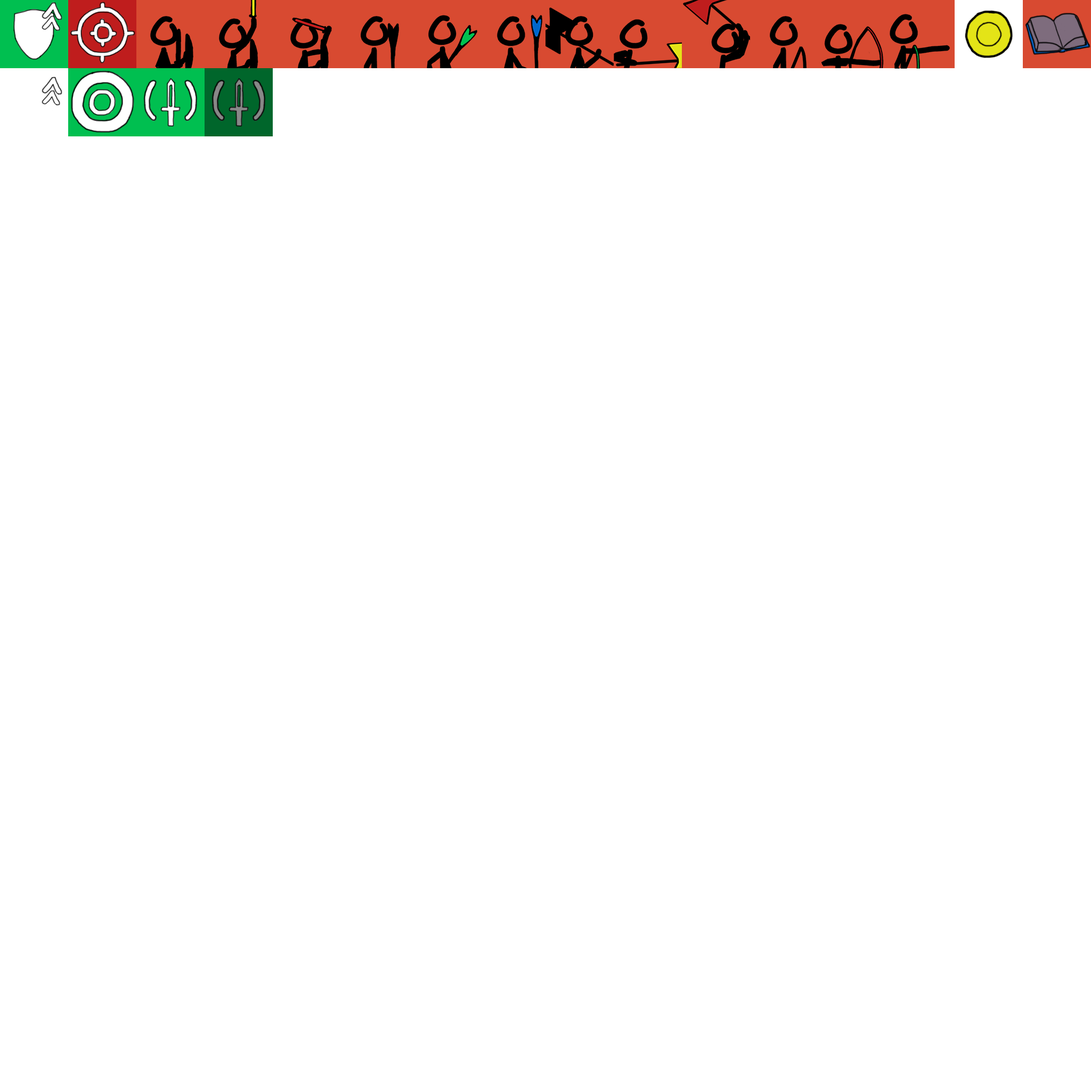
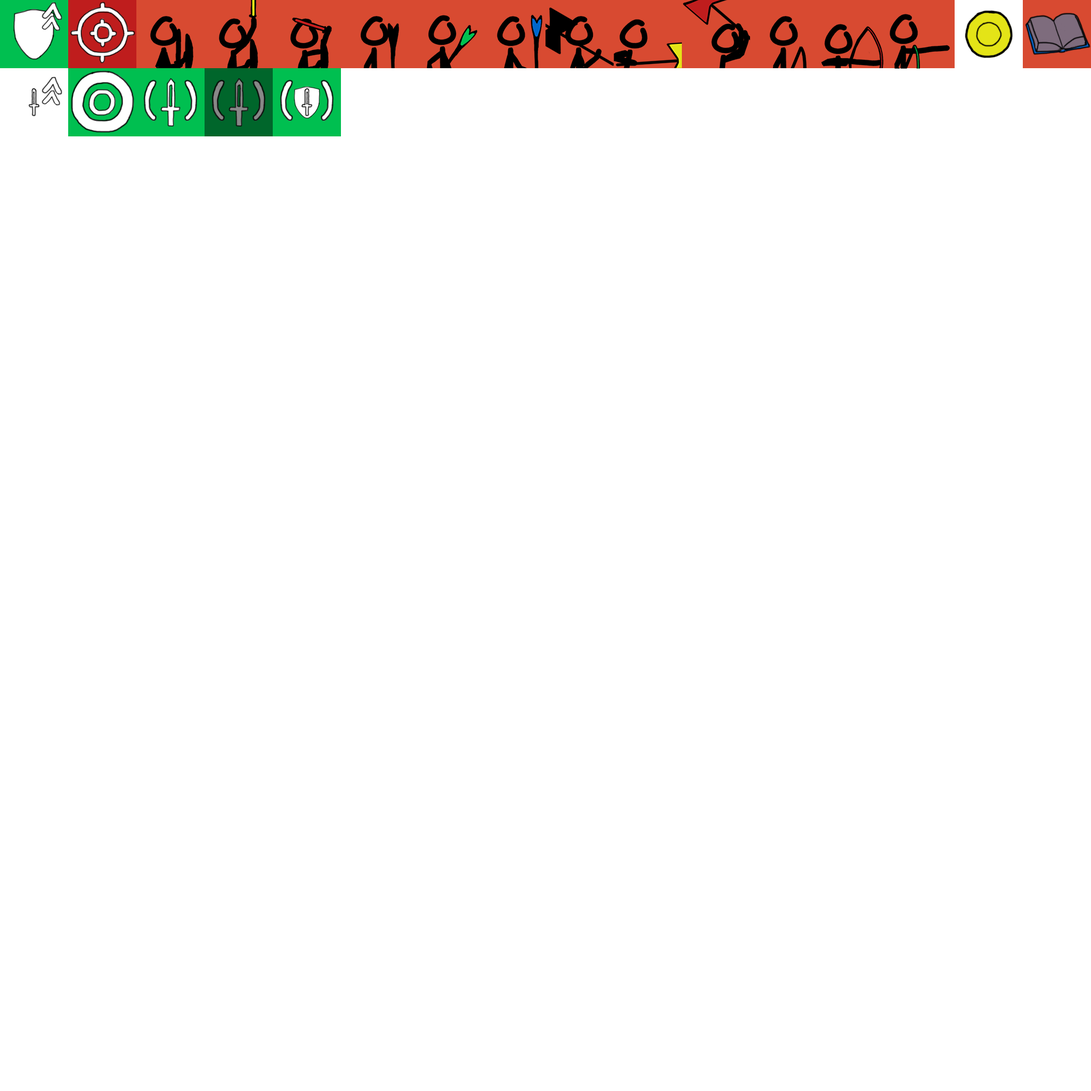
Layered file, before and after one edit (1091×1091). Changes by layer:
added group "Group 13" (1st of 3) with 9 layers above "Group 14" over 28, 68, 342, 137
added layer "Layer 69" in group "Group 13" over 28, 87, 313, 117
added layer "Layer 68" in group "Group 13" over 293, 86, 321, 119
added layer "Hue/Saturation 4" (1st of 2, in "Group 13") in group "Group 13" over 294, 86, 320, 119
added layer "Layer 67" in group "Group 13" over 279, 79, 335, 122
added layer "Layer 64" in group "Group 13" over 272, 68, 342, 137
